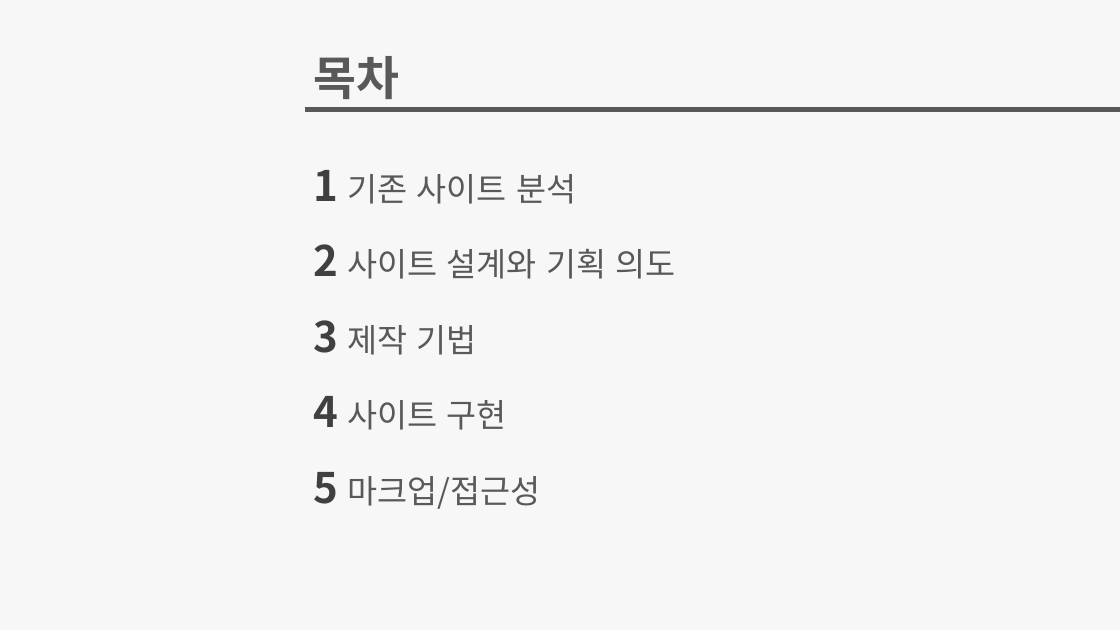
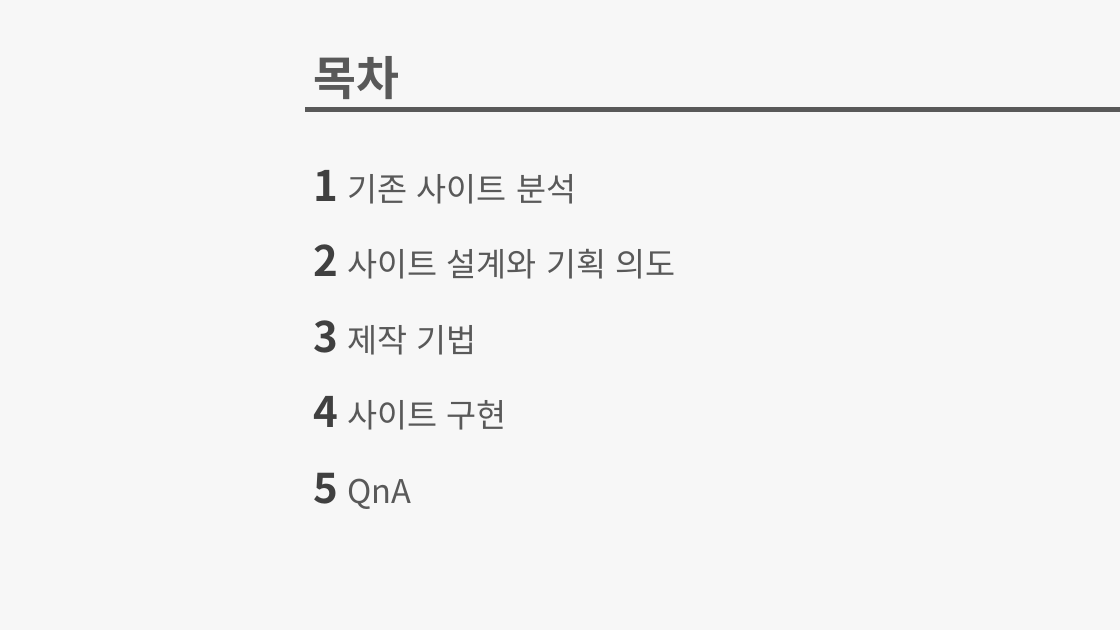
Before and after one commit to Ba-latte/FED-PJ-WBS-youj, a slide deck: slide 2 of 01.웹프로젝트/04.가이드문서/서울미식주간_가이드문서.pptx. Drawn at 1120x630 pixels with LibreOffice and Linux fonts; fonts in the diff are those of the drawing. Boxes give left, top, right and bottom in pixels: in the first picture for what was removed or moved away, otherwise in the second. Text is boxed around its words. In the diff, an @@ line names an element or a change of style, - is before the commit and + after.

```diff
--- a/01.웹프로젝트/04.가이드문서/서울미식주간_가이드문서.pptx
+++ b/01.웹프로젝트/04.가이드문서/서울미식주간_가이드문서.pptx
@@ text at <box>313,472,412,509</box>: text changed @@
-5 마크업/접근성
+5 QnA
```
Also in this commit, not shown: 4 other slides changed, 8 slides added, 12 other files.
